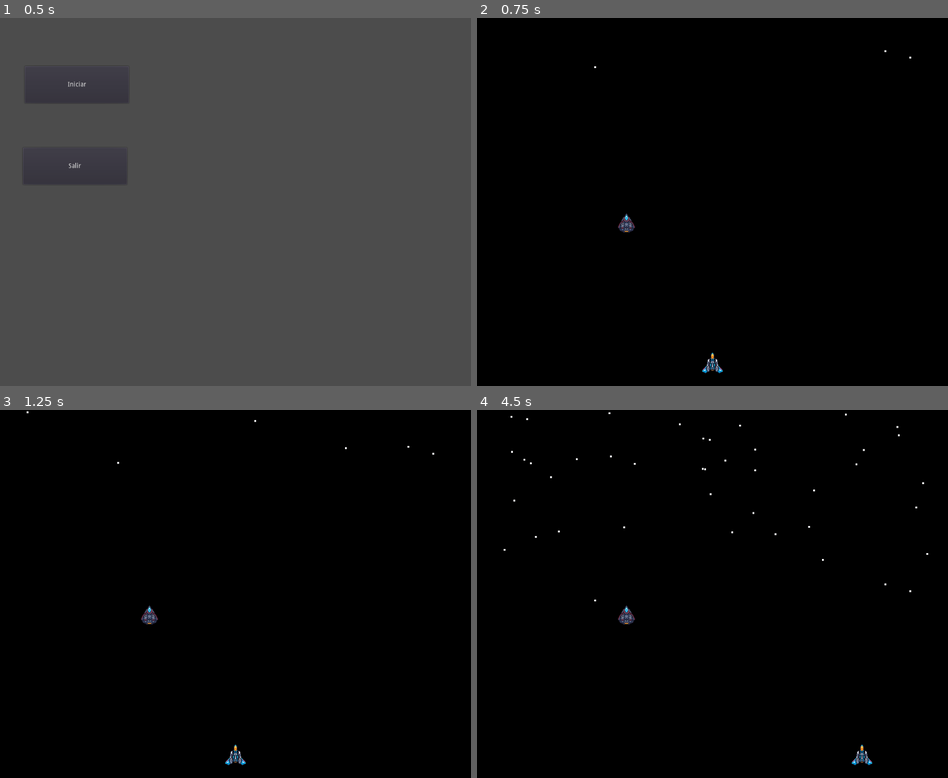
Above: before the commit, frames 1-4 (two rows, left to right).
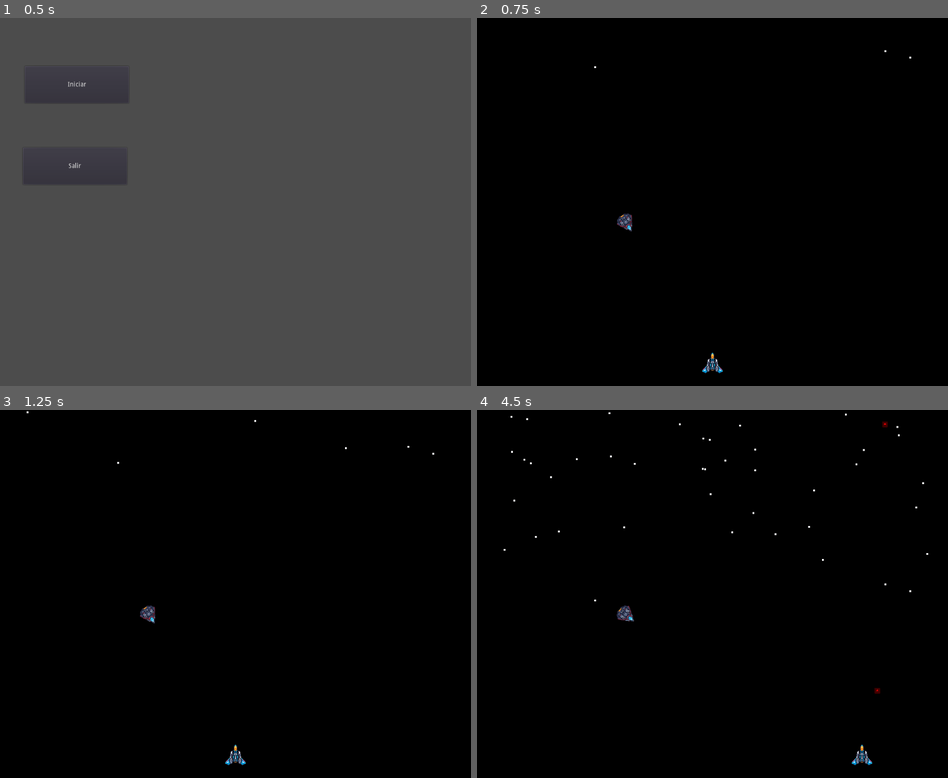
Above: after the commit, the same moments.

Repository: zavala80/Escape-Room
Game: Godot game, scene res://escenas/MainMenu.tscn
Same seed, same stepped clock (60 frames per second), same inputs: the game is played once before the commit and once after it. The engine's default icon, where the game draws it, is replaced by a stand-in: a white triangle on a blue panel in a dark square.
Inputs:
- Up to frame 1 (0.5 s): no input
- Up to frame 2 (0.75 s): click "Iniciar" at 0.5 s
- Up to frame 3 (1.25 s): no input
- Up to frame 4 (4.5 s): hold Right (ui_right) 1.28-2.03 s; tap Z (ui_z) every 0.75 s from 1.35 to 4.35 s; hold Down (ui_down) 2.03-2.78 s; hold Right (ui_right) 2.78-3.53 s; hold Up (ui_up) 3.53-4.28 s; hold Left (ui_left) from 4.28 s (still down)

Frame 1 is identical in both runs. In frame 2, 0.1% of the frame differs, in the area x 29-34%, y 53-59%; in frame 3, 0.1%; in frame 4, 0.2%, in the area x 29-88%, y 3-78%.

Commit message:
Enemigo no.1 ahora puede disparar

Diff:
--- /dev/null
+++ b/componentes/enemigos/bala_enemigo.gd
@@ -0,0 +1,8 @@
+extends RigidBody2D
+
+func _ready():
+#	set_process(true)
+	pass
+
+#func _process(delta):
+#	pass
--- /dev/null
+++ b/componentes/enemigos/bala_enemigo.tscn
@@ -0,0 +1,12 @@
+[gd_scene load_steps=3 format=2]
+
+[ext_resource path="res://img/enemigos/bala_enemigos.png" type="Texture" id=1]
+[ext_resource path="res://componentes/enemigos/bala_enemigo.gd" type="Script" id=2]
+
+[node name="bala_enemigo" type="RigidBody2D"]
+gravity_scale = 0.0
+script = ExtResource( 2 )
+
+[node name="Sprite" type="Sprite" parent="."]
+scale = Vector2( 0.2, 0.2 )
+texture = ExtResource( 1 )
--- a/componentes/enemigos/enemigo1/enemigo1.gd
+++ b/componentes/enemigos/enemigo1/enemigo1.gd
@@ -1,16 +1,43 @@
 extends KinematicBody2D
 
+
 var provocado = false
+var bala_enemigo = preload("res://componentes/enemigos/bala_enemigo.tscn")
+var velocidad_bala = 500
+onready var timer = get_node("Timer")
+var angulo = 90
 
 func _ready():
 	$area_provocadora.connect("body_entered", self, "_body_entered")
+	$area_provocadora.connect("body_exited", self, "_body_exited")
+	timer.connect("timeout", self, "_disparar")
+	timer.set_wait_time(2)
 	set_process(true)
 
 func _process(delta):
 	if (provocado):
+		# Observamos al player
 		var player = get_tree().get_root().get_node("Nivel/Player")
 		self.look_at(Vector2(player.global_position.x, player.global_position.y))
+		self.rotation = deg2rad(self.rotation_degrees + angulo)
+		print("disparo del enemigo")
+
 
 func _body_entered(body):
 	if body.name == "Player":
 		provocado = true
+		timer.start()
+
+func _body_exited(body):
+	if body.name == "Player":
+		provocado = false
+		timer.stop()
+
+func _disparar():
+	# Lanzamos disparos
+	var balas_container = self.get_node("balas")
+	var bala = bala_enemigo.instance()
+	balas_container.add_child(bala)
+	var objetivo = get_tree().root.get_node("Nivel/Player")
+	bala.position = $boca.global_position
+	bala.apply_impulse(Vector2(), Vector2(velocidad_bala, 0).rotated(deg2rad(self.rotation_degrees + -angulo)))
--- a/componentes/enemigos/enemigo1/enemigo1.tscn
+++ b/componentes/enemigos/enemigo1/enemigo1.tscn
@@ -4,7 +4,7 @@
 [ext_resource path="res://componentes/enemigos/enemigo1/enemigo1.gd" type="Script" id=2]
 
 [sub_resource type="CircleShape2D" id=1]
-radius = 232.002
+radius = 438.01
 
 [node name="enemigo1" type="KinematicBody2D"]
 script = ExtResource( 2 )
@@ -12,7 +12,14 @@
 [node name="Sprite" type="Sprite" parent="."]
 texture = ExtResource( 1 )
 
+[node name="boca" type="Position2D" parent="."]
+position = Vector2( 0, -21 )
+
 [node name="area_provocadora" type="Area2D" parent="."]
 
 [node name="CollisionShape2D" type="CollisionShape2D" parent="area_provocadora"]
 shape = SubResource( 1 )
+
+[node name="balas" type="Node" parent="."]
+
+[node name="Timer" type="Timer" parent="."]
--- a/componentes/player/player.gd
+++ b/componentes/player/player.gd
@@ -29,11 +29,10 @@
 	if Input.is_action_just_pressed("ui_z"):
 		var root = get_tree().get_root().get_node("Nivel/balas")
 		var bala = bala_personaje.instance()
+		root.add_child(bala)
 		bala.global_position.x = $boca.global_position.x
 		bala.global_position.y = $boca.global_position.y
-		print(bala.position)
-		root.add_child(bala)
-		print("disparo")
+		print("disparo del player")
 
 	# Reinicio del nivel
 	if Input.is_action_just_released("ui_restart"):
Binary file added: img/enemigos/bala_enemigos.png
Not shown, added: img/enemigos/bala_enemigos.png.import
